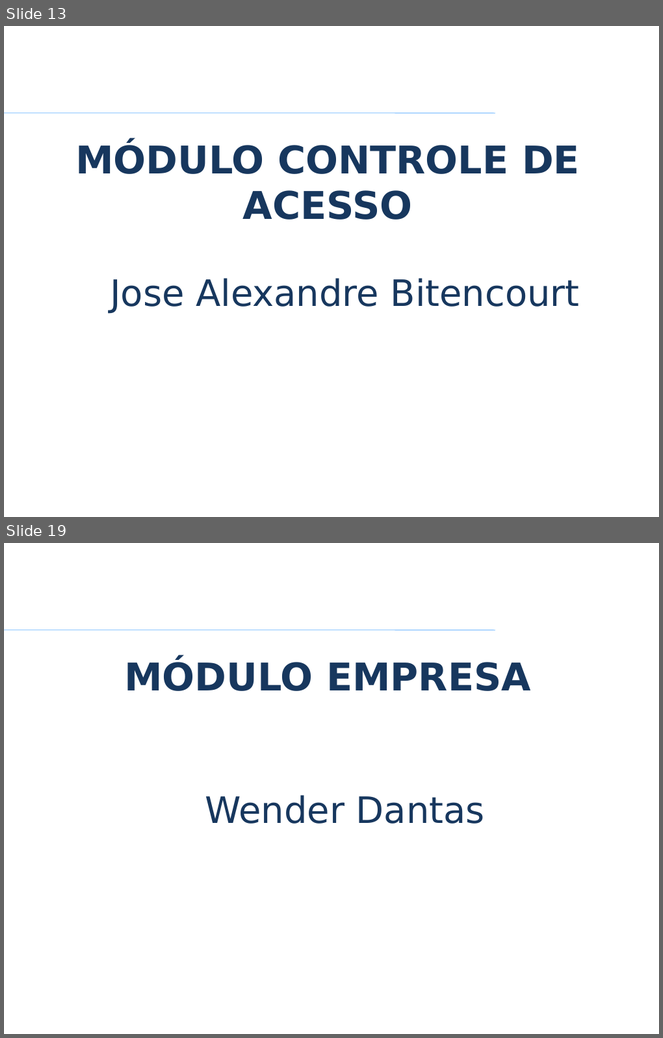
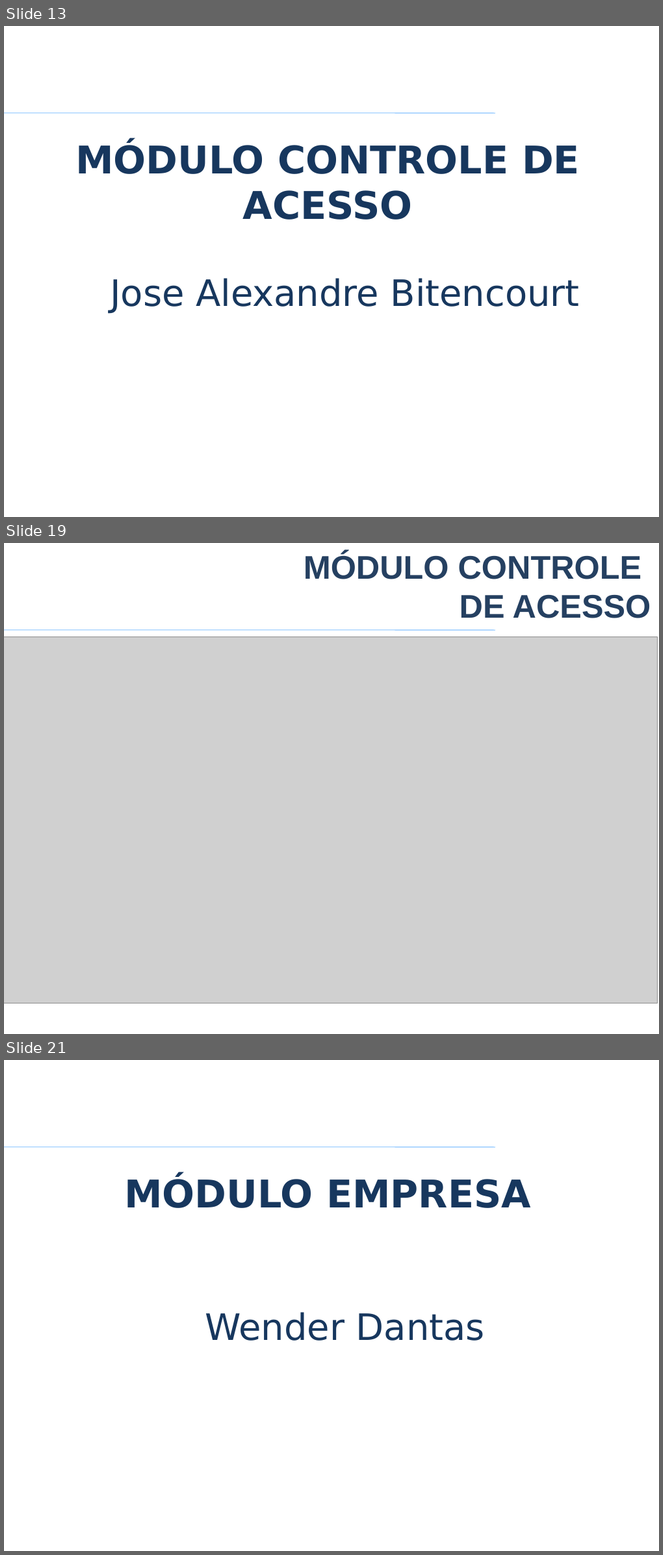
Before and after one commit to VagnerAlcantara/TCC, a slide deck: TCC/5º Encontro/2017-Apresentacao Psystem.pptx. Shown one above the other, each under a label of ours: slides 13 and 19 before the commit, slides 13, 19 and 21 after it; the slides between them are not shown. The pictures are 663x1038 and 663x1555 pixels, drawn with LibreOffice and Linux fonts; fonts in the diff are those of the drawing; grey boxes stand for pictures; background and template pictures are left out. Boxes give left, top, right and bottom in pixels: in the first picture for what was removed or moved away, otherwise in the second. Text is boxed around its words. In the diff, an @@ line names an element or a change of style, - is before the commit and + after.

Commit message:
Atualização Modulos controle de acesso/financeiro

```diff
--- a/TCC/5º Encontro/2017-Apresentacao Psystem.pptx
+++ b/TCC/5º Encontro/2017-Apresentacao Psystem.pptx
@@ slide 19 added at <box>4,543,659,1034</box>, background #FFFFFF; not listed: 1 template element that a slide beside it also shows @@
@@ title added at <box>304,553,651,618</box>, 36 pt, text #254061, bold @@
+MÓDULO CONTROLE
+DE ACESSO
@@ rectangle added at <box>4,639,659,1034</box>, fill #FFFFFF, outline #FFFFFF 2 pt @@
@@ picture added at <box>4,637,658,1005</box> @@
@@ what was slide 19 is now slide 21 @@
```
Also in this commit, not shown: 12 slides changed, 1 other slide added, 2 slides removed.
